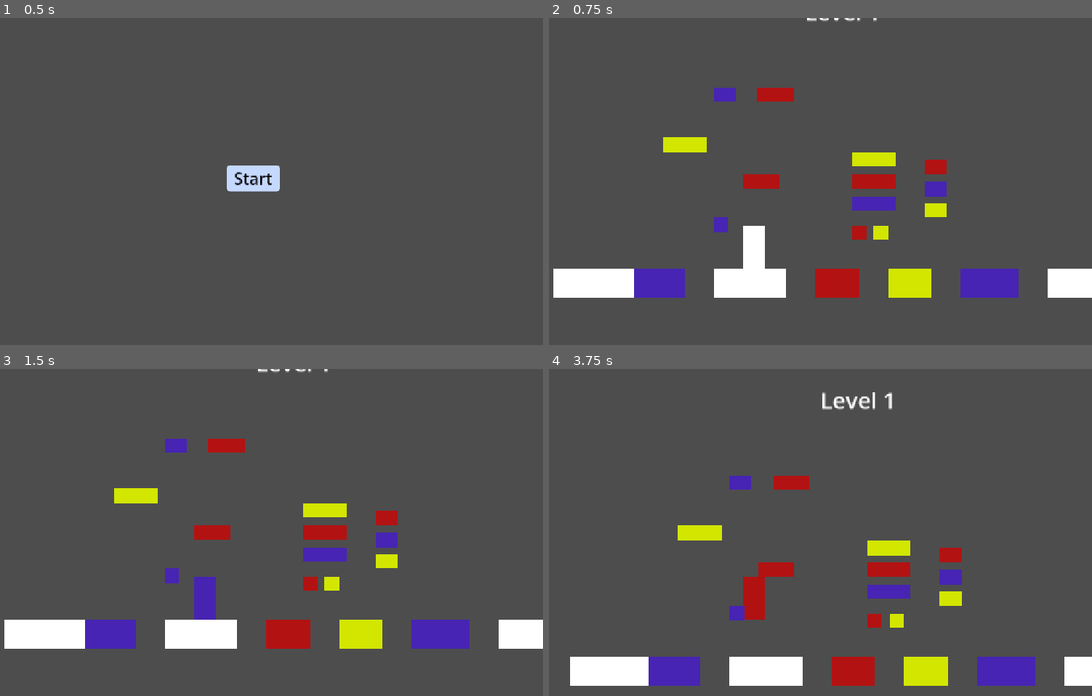
Above: before the commit, frames 1-4 (two rows, left to right).
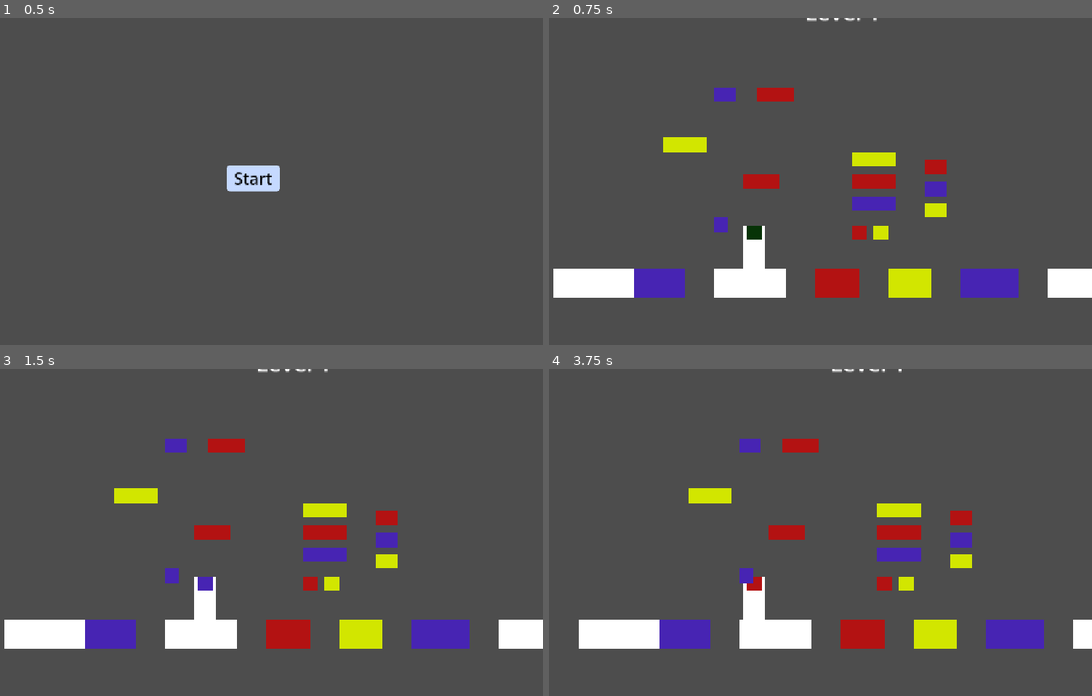
Above: after the commit, the same moments.

Repository: Guilhermeasper/ggj-mask
Game: Godot game, scene res://levels/main_menu/main_menu.tscn
Same seed, same stepped clock (60 frames per second), same inputs: the game is played once before the commit and once after it.
Inputs:
- Up to frame 1 (0.5 s): no input
- Up to frame 2 (0.75 s): click "Start" at 0.5 s
- Up to frame 3 (1.5 s): tap Enter at 1.25 s; hold E (mask_right) from 1.28 s (still down)
- Up to frame 4 (3.75 s): tap Space (jump) at 1.52, 2.27, 3.5 s; release E (mask_right) at 2.78 s; hold A (left) 2.78-3.53 s; hold E (mask_right) from 3.53 s (still down)

Frame 1 is identical in both runs. In frame 2, 0.1% of the frame differs, in the area x 36-40%, y 63-68%; in frame 3, 0.4%; in frame 4, 19%, in the area x 3-100%, y 0-97%.

Commit message:
feat(player): add mask sprite and update its color

Diff:
--- a/entities/player/player.gd
+++ b/entities/player/player.gd
@@ -43,7 +43,10 @@
 func _switch_mask(direction: int) -> void:
 	mask_modifier = calc_new_modifier(mask_modifier, direction)
 
-	$Polygon2D.color = MASK_COLORS[mask_modifier]
+	var gradient = $Body/Mask.texture.gradient
+	var new_color = MASK_COLORS[mask_modifier]
+	for i in range(gradient.get_point_count()):
+		gradient.set_color(i, new_color)
 
 	for i in range(4):
 		set_collision_mask_value(i + 3, i == mask_modifier || i == MaskType.WHITE)
--- a/entities/player/player.tscn
+++ b/entities/player/player.tscn
@@ -2,20 +2,38 @@
 
 [ext_resource type="Script" uid="uid://to8et43nnqop" path="res://entities/player/player.gd" id="1_symyc"]
 
+[sub_resource type="Gradient" id="Gradient_symyc"]
+colors = PackedColorArray(1, 1, 1, 1, 1, 1, 1, 1)
+
+[sub_resource type="GradientTexture2D" id="GradientTexture2D_abrql"]
+gradient = SubResource("Gradient_symyc")
+
+[sub_resource type="Gradient" id="Gradient_abrql"]
+colors = PackedColorArray(0.02745098, 0.2, 0.02745098, 1, 0.02745098, 0.2, 0.02745098, 1)
+
+[sub_resource type="GradientTexture2D" id="GradientTexture2D_sglur"]
+gradient = SubResource("Gradient_abrql")
+
 [sub_resource type="CapsuleShape2D" id="CapsuleShape2D_sfv1e"]
 radius = 24.0
-height = 96.0
+height = 80.0
 
 [node name="Player" type="CharacterBody2D" unique_id=945925870]
 collision_mask = 4
 script = ExtResource("1_symyc")
 
-[node name="Polygon2D" type="Polygon2D" parent="." unique_id=882699637]
-position = Vector2(3.4285736, 0)
-scale = Vector2(0.85714287, 1)
-polygon = PackedVector2Array(-32, -48, 24, -48, 24, 48, -32, 48)
+[node name="Body" type="Sprite2D" parent="." unique_id=38593929]
+position = Vector2(2.1457672e-06, 1.9073486e-06)
+scale = Vector2(0.75, 1.5)
+texture = SubResource("GradientTexture2D_abrql")
+
+[node name="Mask" type="Sprite2D" parent="Body" unique_id=1016409969]
+position = Vector2(0, -21.333332)
+scale = Vector2(0.66666675, 0.33333337)
+texture = SubResource("GradientTexture2D_sglur")
 
 [node name="CollisionShape2D" type="CollisionShape2D" parent="." unique_id=1047315707]
+position = Vector2(0, 8)
 shape = SubResource("CapsuleShape2D_sfv1e")
 
 [node name="Camera2D" type="Camera2D" parent="." unique_id=1034638839]
